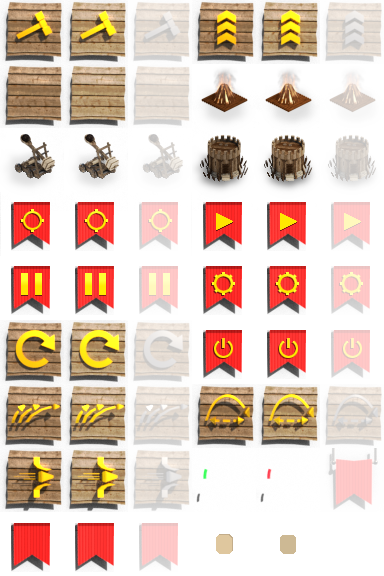
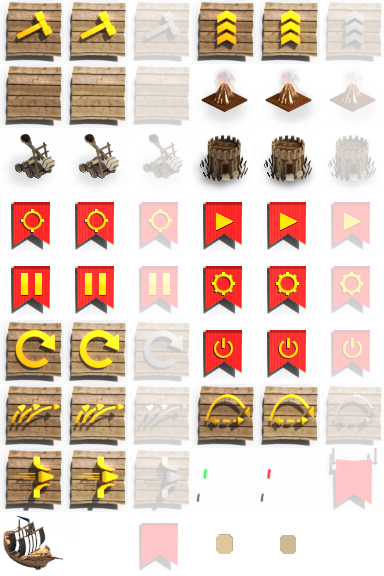
Layer changes from the first 384 x 576 image to the second:
painted on "Hover" over [70, 523, 114, 572]
added layer "Copie de boatThree_001.png" above "Flag" over [3, 515, 80, 571]
removed layer "Copie de Copie de Copie de t_buttons.png" from group "Flag" over [75, 523, 114, 572]
removed layer "Copie de Copie de t_buttons.png" from group "Flag" over [11, 523, 50, 572]
